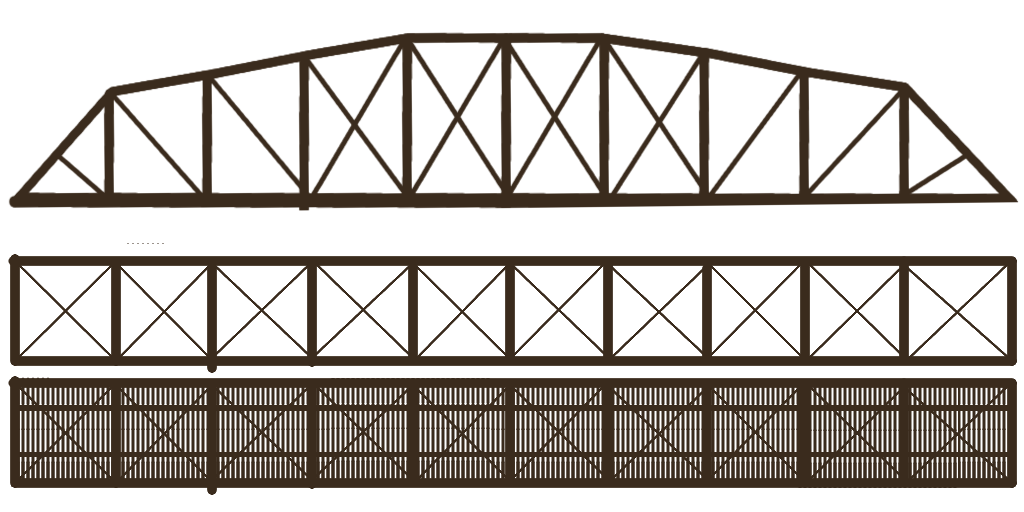
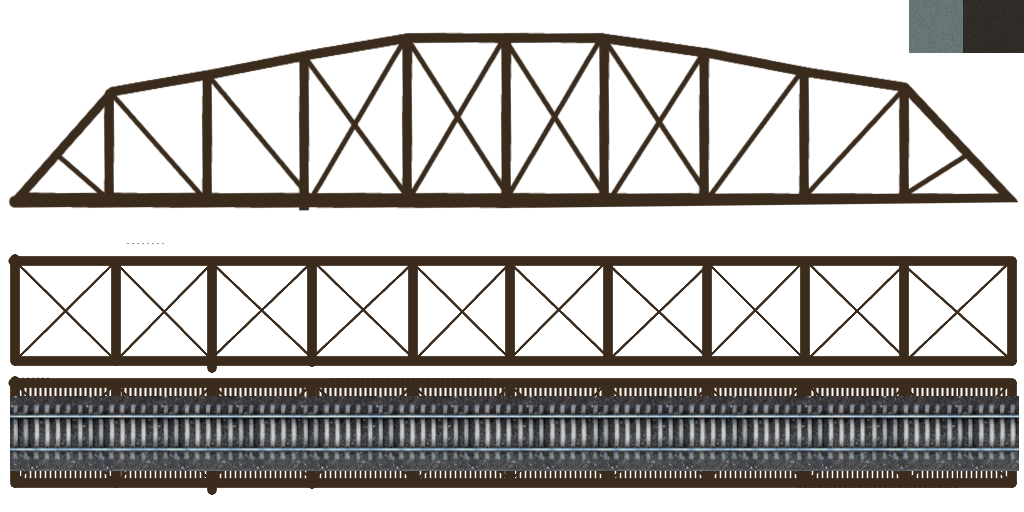
Comparing the layer stacks of the two 1024 x 512 images. Changes:
renamed "Reference image" to "Rails", showed it, moved it above "Girders", painted on it over bbox(10, 0, 1024, 471)
renamed "Pasted Layer" to "Girders", painted on it over bbox(10, 0, 1024, 471)
removed layer "Texture" over bbox(10, 32, 1019, 471)
